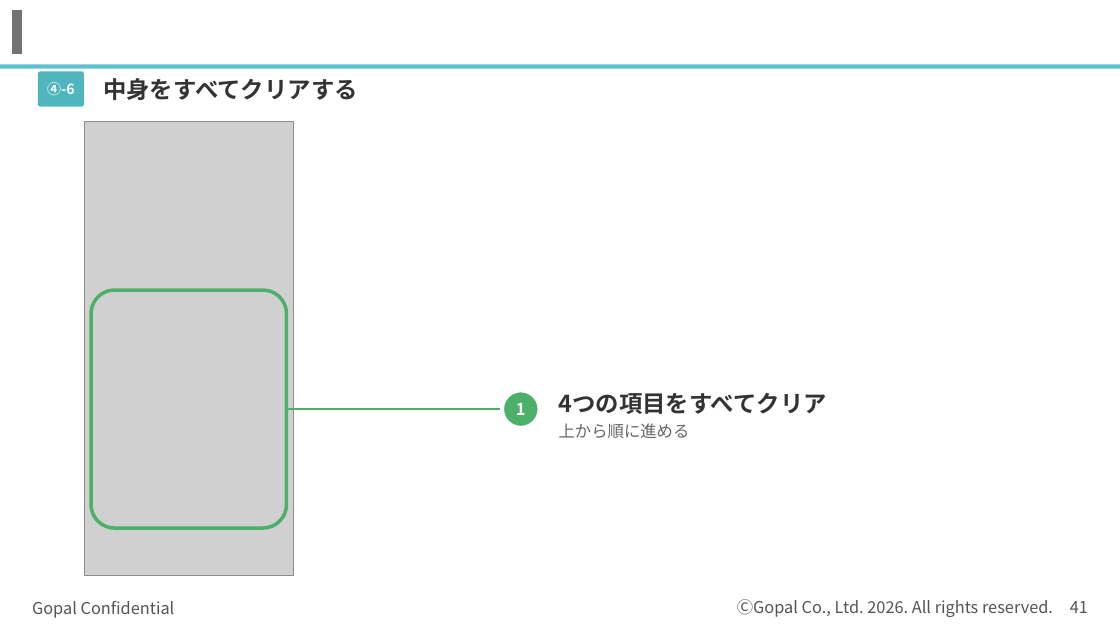
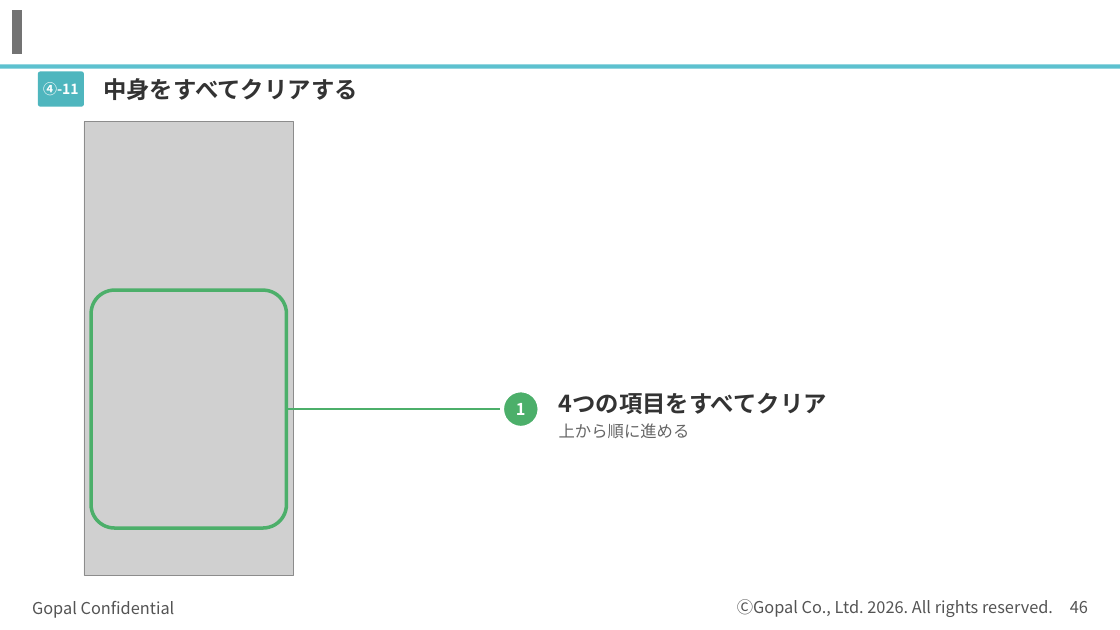
Before and after one commit to kagayugopal-eng/tamu, a slide deck: slide 46 of out/登録の流れ_書類準備まで.pptx (slide 41 before the commit). Drawn at 1120x630 pixels with LibreOffice and Linux fonts; fonts in the diff are those of the drawing; grey boxes stand for pictures; background and template pictures are left out. Boxes give left, top, right and bottom in pixels: in the first picture for what was removed or moved away, otherwise in the second. Text is boxed around its words. In the diff, an @@ line names an element or a change of style, - is before the commit and + after.

```diff
--- a/out/登録の流れ_書類準備まで.pptx
+++ b/out/登録の流れ_書類準備まで.pptx
@@ text at <box>43,82,79,95</box>: text changed @@
-④-6
+④-11
@@ page number at <box>1070,601,1088,613</box>: text changed @@
-41
+46
```
Also in this commit, not shown: 7 other slides changed, 5 slides added.
